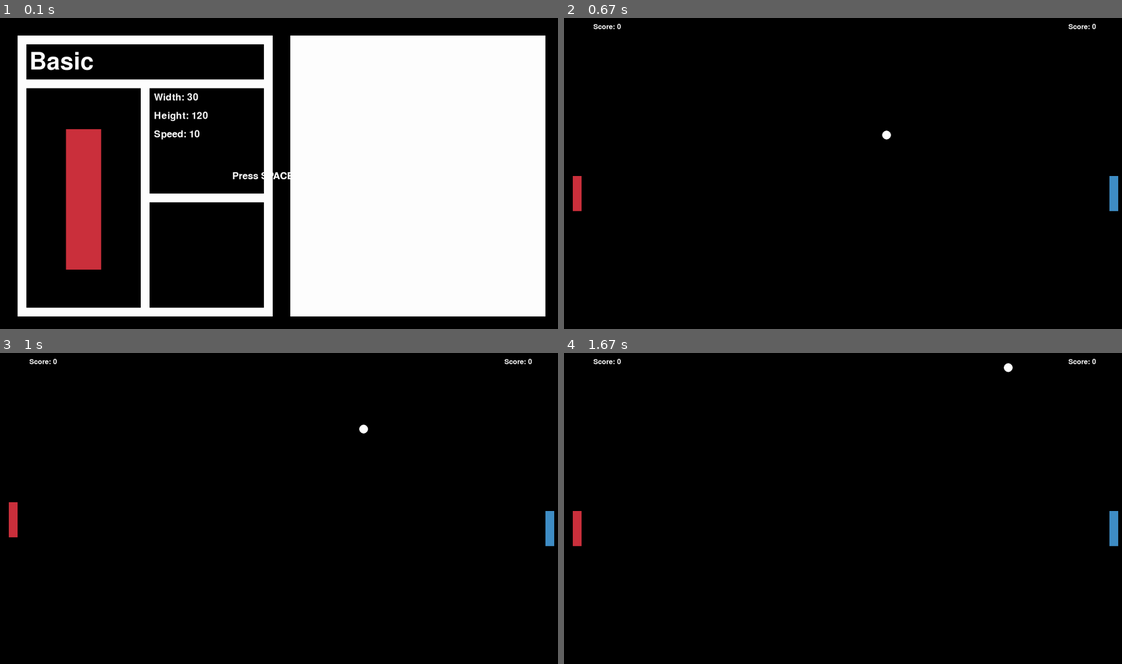
Above: before the commit, frames 1-4 (two rows, left to right).
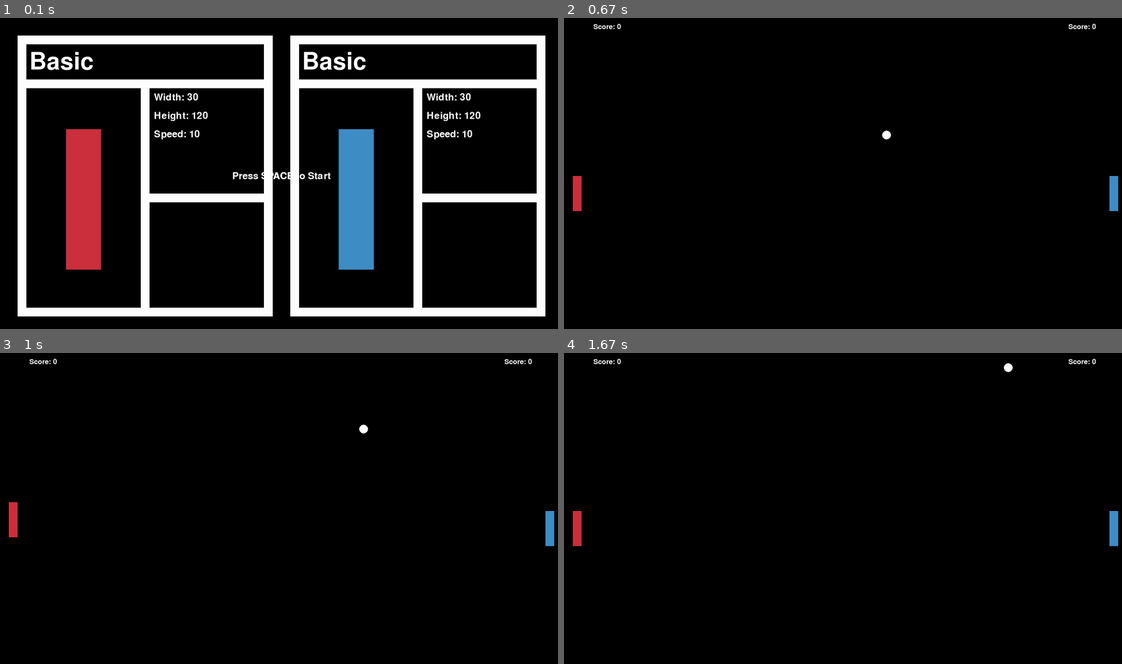
Above: after the commit, the same moments.

Repository: Klihe/PingPong-PyGame
Game: pygame game, started from main.py
The game is run twice, just before and just after one commit, with the same random seed, the same clock (stepped at 60 frames per second) and the same inputs.
Inputs:
- Up to frame 1 (0.1 s): no input
- Up to frame 2 (0.67 s): tap Space at 0.33 s
- Up to frame 3 (1 s): tap W at 0.67 s
- Up to frame 4 (1.67 s): tap S at 1 s; hold Right from 1.33 s (still down)

The runs differ from the first frame. In frame 1, 33% of the frame differs, in the area x 53-97%, y 8-94%; in frame 2, nothing differs; in frame 3, nothing differs; in frame 4, nothing differs.

Commit message:
Player 2 - menu

Diff:
--- a/modules/gameState/menu.py
+++ b/modules/gameState/menu.py
@@ -34,6 +34,28 @@
     # ability
     pygame.draw.rect(win, Color.BLACK, (510, 630, 810 / 2 - 15, 750 / 2 - 15))
 
+    # Player 2
+    # background
+    pygame.draw.rect(win, Color.WHITE, (990, 60, 870, 960))
+    # name
+    pygame.draw.rect(win, Color.BLACK, (90 + 930, 90, 810, 120))
+    name = nameFont.render(players[1].name, True, Color.WHITE)
+    win.blit(name, (100 + 930, 110))
+    # character
+    pygame.draw.rect(win, Color.BLACK, (90 + 930, 240, 810 / 2 - 15, 750))
+    pygame.draw.rect(win, players[1].color, (225 + 930, 380, 120, 480))
+    # char = charFont.render("" + str(players[0].value), True, Color.WHITE)
+    # win.blit(char, (120, 400))
+    # stats
+    pygame.draw.rect(win, Color.BLACK, (510 + 930, 240, 810 / 2 - 15, 750 / 2 - 15))
+    width = statsFont.render("Width: " + str(players[1].width), True, Color.WHITE)
+    win.blit(width, (525 + 930, 255))
+    height = statsFont.render("Height: " + str(players[1].height), True, Color.WHITE)
+    win.blit(height, (525 + 930, 255 + 48 + 15))
+    speed = statsFont.render("Speed: " + str(players[1].speed), True, Color.WHITE)
+    win.blit(speed, (525 + 930, 255 + 96 + 30))
+    # specialAbility = statsFont.render("Special Ability: " + str(players[0].score), True, Color.WHITE)
+    # ability
+    pygame.draw.rect(win, Color.BLACK, (510 + 930, 630, 810 / 2 - 15, 750 / 2 - 15))
 
-    pygame.draw.rect(win, Color.WHITE, (990, 60, 870, 960))
     win.blit(text, (windowWidth // 2 - text.get_width() // 2, windowHeight // 2 - text.get_height() // 2))
